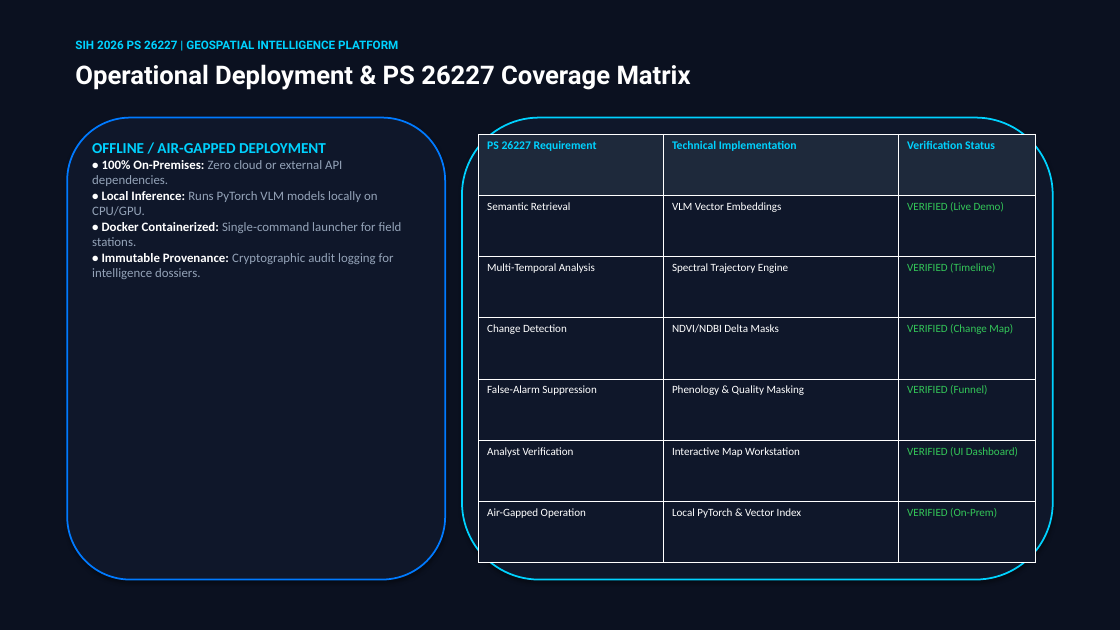
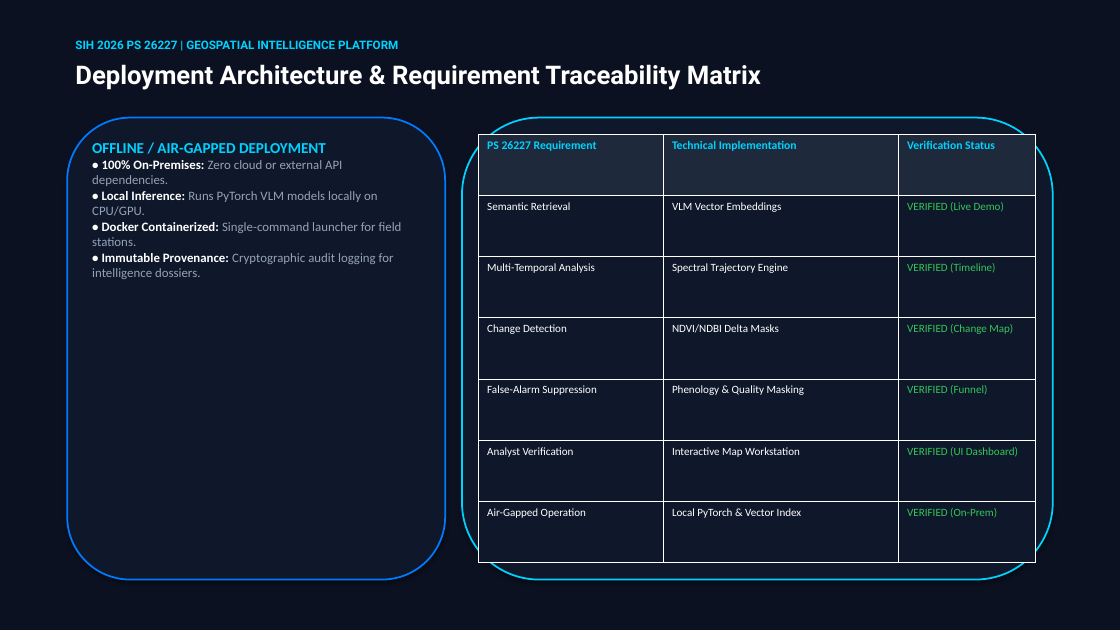
Before and after one commit to narcissus8302-wq/vidra, a slide deck: slide 13 of SIH_PPT/SIH_26227_Geospatial_Intelligence_Platform.pptx (slide 10 before the commit). Drawn at 1120x630 pixels with LibreOffice and Linux fonts; fonts in the diff are those of the drawing. Boxes give left, top, right and bottom in pixels: in the first picture for what was removed or moved away, otherwise in the second. Text is boxed around its words. In the diff, an @@ line names an element or a change of style, - is before the commit and + after.

```diff
--- a/SIH_PPT/SIH_26227_Geospatial_Intelligence_Platform.pptx
+++ b/SIH_PPT/SIH_26227_Geospatial_Intelligence_Platform.pptx
@@ text at <box>75,64,761,90</box>: text changed @@
-Operational Deployment & PS 26227 Coverage Matrix
+Deployment Architecture & Requirement Traceability Matrix
```
Also in this commit, not shown: 3 slides added, 1 other file.
